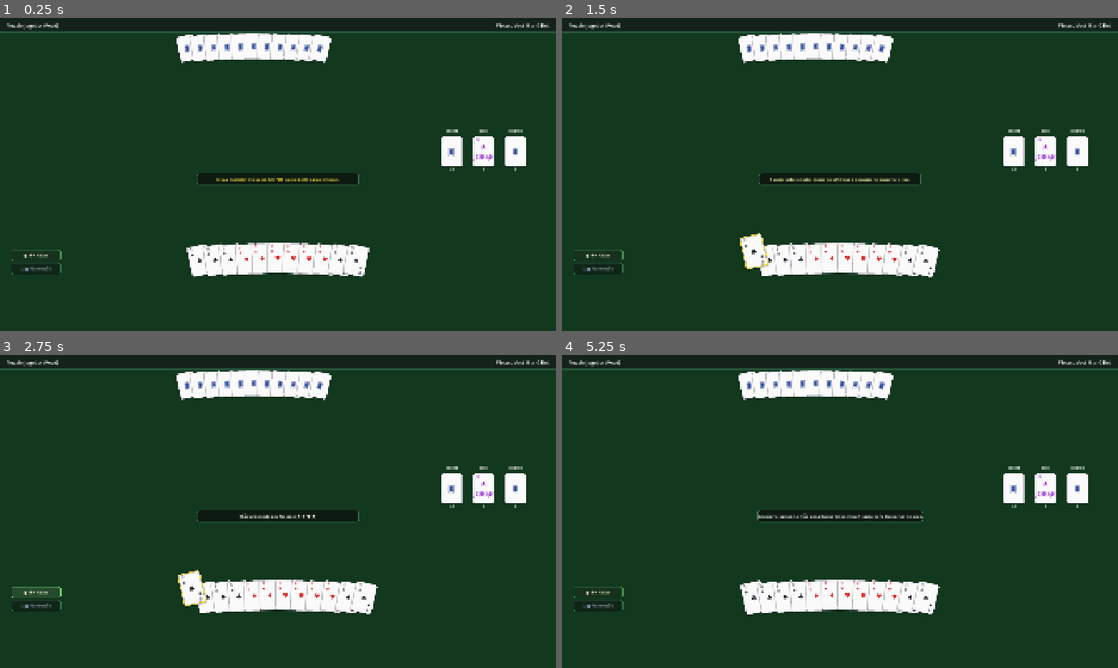
Above: before the commit, frames 1-4 (two rows, left to right).
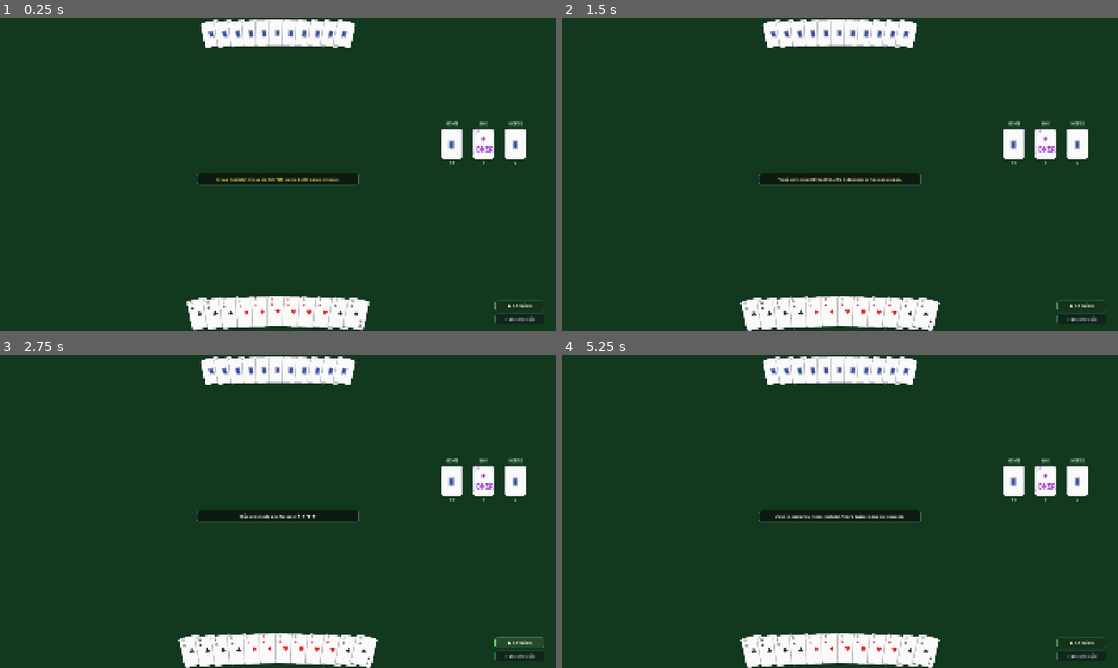
Above: after the commit, the same moments.

Repository: DamiaoCanndido/canastra
Game: Godot game, scene res://src/ui/tabletop.tscn
Same seed, same stepped clock (60 frames per second), same inputs: the game is played once before the commit and once after it.
Inputs (mouse positions are in pixels of both pictures, inside the frame that each line leads up to):
- Up to frame 1 (0.25 s): no input
- Up to frame 2 (1.5 s): click (1012, 152) at 0.52 s; click (756, 262) at 1.27 s
- Up to frame 3 (2.75 s): click "● ♣♦ Naipes" at 2 s
- Up to frame 4 (5.25 s): click "○ 🔢 Numeração" at 2.75 s; click "○ ♣♦ Naipes" at 3.5 s; click (1012, 489) at 4.27 s; click (756, 589) at 5.02 s

The runs differ from the first frame. In frame 1, 11% of the frame differs, in the area x 0-100%, y 0-100%; in frame 2, 12%; in frame 3, 12%; in frame 4, 12%.

Commit message:
feat(ui): Adjust the player hand layout and relocate the filter controls to the bottom right corner.

Diff:
--- a/project.godot
+++ b/project.godot
@@ -20,6 +20,8 @@
 
 window/size/viewport_width=1920
 window/size/viewport_height=1080
+window/size/mode="fullscreen"
+window/size/borderless=true
 window/size/window_width_override=1920
 window/size/window_height_override=1080
 window/stretch/mode="canvas_items"
--- a/src/ui/hand_view.gd
+++ b/src/ui/hand_view.gd
@@ -16,6 +16,8 @@
 
 @export var is_interactive: bool = true
 @export var is_face_up: bool = true
+@export_enum("BOTTOM", "TOP") var card_alignment: String = "BOTTOM"
+@export var vertical_margin: float = 16.0
 
 enum SortMode {
 	SUIT,
@@ -99,6 +101,7 @@
 		return
 
 	var effective_width: float = size.x if size.x > 0 else 1920.0
+	var effective_height: float = size.y if size.y > 0 else 210.0
 	var available_width: float = clamp(effective_width - 200.0, 700.0, 1400.0)
 	var max_spread_angle: float = min(30.0, float(count) * 2.2) # Dynamic spread
 	var angle_step: float = 0.0
@@ -108,7 +111,14 @@
 	var start_angle: float = -max_spread_angle / 2.0
 	var center_x: float = effective_width / 2.0
 	var card_width: float = 72.0
+	var card_height: float = 104.0
 	var card_spacing: float = min(54.0, (available_width - card_width) / float(max(1, count)))
+
+	var base_y: float = 0.0
+	if card_alignment == "BOTTOM":
+		base_y = effective_height - card_height - vertical_margin
+	else:
+		base_y = vertical_margin
 
 	for i in range(count):
 		var cv: CardView = card_views[i]
@@ -117,10 +127,16 @@
 
 		var angle_deg: float = start_angle + (i * angle_step)
 		var offset_x: float = center_x + (i - (count - 1) / 2.0) * card_spacing - (card_width / 2.0)
-		var base_arc_y: float = abs(angle_deg) * 0.7 # Parabola curve
-		var elevation_y: float = -32.0 if cv.is_selected else 0.0 # Raise selected card up
 
-		var target_pos := Vector2(offset_x, base_arc_y + elevation_y)
+		var arc_y: float = 0.0
+		var elevation_y: float = 0.0
+		if card_alignment == "BOTTOM":
+			arc_y = abs(angle_deg) * 0.7 # Parabola curve downward at edges
+			elevation_y = -32.0 if cv.is_selected else 0.0 # Raise selected card up
+		else:
+			arc_y = abs(angle_deg) * 0.4 # Gentle arc for opponent cards
+
+		var target_pos := Vector2(offset_x, base_y + arc_y + elevation_y)
 		var target_rot := deg_to_rad(angle_deg)
 
 		if animate and is_inside_tree():
--- a/src/ui/hud_view.gd
+++ b/src/ui/hud_view.gd
@@ -3,9 +3,9 @@
 
 ## Displays game status, turn instructions, scoreboards, and round over alerts.
 
-@onready var turn_label: Label = $TopBar/Margin/HBox/TurnLabel
-@onready var score_label: Label = $TopBar/Margin/HBox/ScoreLabel
-@onready var prompt_label: Label = $PromptPanel/PromptLabel
+@onready var turn_label: Label = get_node_or_null("TopBar/Margin/HBox/TurnLabel") as Label
+@onready var score_label: Label = get_node_or_null("TopBar/Margin/HBox/ScoreLabel") as Label
+@onready var prompt_label: Label = get_node_or_null("PromptPanel/PromptLabel") as Label
 
 func update_status(turn_text: String, score_text: String, prompt_text: String) -> void:
 	if turn_label != null:
--- a/src/ui/hud_view.tscn
+++ b/src/ui/hud_view.tscn
@@ -1,11 +1,6 @@
 [gd_scene format=3]
 
 [ext_resource type="Script" path="res://src/ui/hud_view.gd" id="1_hud"]
-
-[sub_resource type="StyleBoxFlat" id="StyleBoxFlat_topbar"]
-bg_color = Color(0.08, 0.12, 0.1, 0.85)
-border_width_bottom = 2
-border_color = Color(0.2, 0.4, 0.3, 0.6)
 
 [sub_resource type="StyleBoxFlat" id="StyleBoxFlat_prompt"]
 bg_color = Color(0.05, 0.08, 0.06, 0.85)
@@ -28,45 +23,6 @@
 grow_vertical = 2
 mouse_filter = 2
 script = ExtResource("1_hud")
-
-[node name="TopBar" type="Panel" parent="."]
-custom_minimum_size = Vector2(0, 50)
-layout_mode = 1
-anchors_preset = 10
-anchor_right = 1.0
-offset_bottom = 50.0
-grow_horizontal = 2
-mouse_filter = 2
-theme_override_styles/panel = SubResource("StyleBoxFlat_topbar")
-
-[node name="Margin" type="MarginContainer" parent="TopBar"]
-layout_mode = 1
-anchors_preset = 15
-anchor_right = 1.0
-anchor_bottom = 1.0
-grow_horizontal = 2
-grow_vertical = 2
-mouse_filter = 2
-theme_override_constants/margin_left = 24
-theme_override_constants/margin_right = 24
-
-[node name="HBox" type="HBoxContainer" parent="TopBar/Margin"]
-layout_mode = 2
-mouse_filter = 2
-
-[node name="TurnLabel" type="Label" parent="TopBar/Margin/HBox"]
-layout_mode = 2
-size_flags_horizontal = 3
-mouse_filter = 2
-theme_override_font_sizes/font_size = 17
-text = "Vez do Jogador (Humano)"
-
-[node name="ScoreLabel" type="Label" parent="TopBar/Margin/HBox"]
-layout_mode = 2
-mouse_filter = 2
-theme_override_font_sizes/font_size = 17
-text = "Placar: Humano 0  x  0 Bot"
-horizontal_alignment = 2
 
 [node name="PromptPanel" type="PanelContainer" parent="."]
 custom_minimum_size = Vector2(560, 42)
--- a/src/ui/tabletop.gd
+++ b/src/ui/tabletop.gd
@@ -37,6 +37,7 @@
 
 func _ready() -> void:
 	Engine.max_fps = 30
+	DisplayServer.window_set_mode(DisplayServer.WINDOW_MODE_FULLSCREEN)
 	_resolve_nodes()
 
 	# Connect Table click signals
@@ -468,3 +469,15 @@
 				results["scores"][0],
 				results["scores"][1]
 			], 5.0)
+
+func _unhandled_input(event: InputEvent) -> void:
+	if event is InputEventKey and event.pressed and not event.echo:
+		if event.keycode == KEY_F11 or (event.keycode == KEY_ENTER and event.alt_pressed):
+			toggle_fullscreen()
+
+func toggle_fullscreen() -> void:
+	var current_mode := DisplayServer.window_get_mode()
+	if current_mode == DisplayServer.WINDOW_MODE_FULLSCREEN or current_mode == DisplayServer.WINDOW_MODE_EXCLUSIVE_FULLSCREEN:
+		DisplayServer.window_set_mode(DisplayServer.WINDOW_MODE_WINDOWED)
+	else:
+		DisplayServer.window_set_mode(DisplayServer.WINDOW_MODE_FULLSCREEN)
--- a/src/ui/tabletop.tscn
+++ b/src/ui/tabletop.tscn
@@ -64,27 +64,31 @@
 mouse_filter = 0
 theme_override_styles/panel = SubResource("StyleBoxFlat_felt")
 
-[node name="HUD" parent="." instance=ExtResource("2_hud")]
-layout_mode = 1
-
 [node name="OpponentArea" type="Control" parent="."]
 layout_mode = 1
 anchors_preset = 10
 anchor_right = 1.0
-offset_top = 52.0
-offset_bottom = 172.0
+offset_bottom = 120.0
 grow_horizontal = 2
 mouse_filter = 2
 
 [node name="OpponentHand" parent="OpponentArea" instance=ExtResource("3_hand")]
 layout_mode = 1
-offset_top = -6.0
-offset_bottom = 98.0
+anchors_preset = 15
+anchor_right = 1.0
+anchor_bottom = 1.0
+grow_horizontal = 2
+grow_vertical = 2
 scale = Vector2(0.85, 0.85)
-pivot_offset = Vector2(400, 45)
+pivot_offset = Vector2(960, 0)
 mouse_filter = 2
 is_interactive = false
 is_face_up = false
+card_alignment = "TOP"
+vertical_margin = 8.0
+
+[node name="HUD" parent="." instance=ExtResource("2_hud")]
+layout_mode = 1
 
 [node name="OpponentMeldsScroll" type="ScrollContainer" parent="."]
 custom_minimum_size = Vector2(0, 160)
@@ -92,9 +96,9 @@
 anchors_preset = 10
 anchor_right = 1.0
 offset_left = 40.0
-offset_top = 176.0
+offset_top = 130.0
 offset_right = -40.0
-offset_bottom = 340.0
+offset_bottom = 300.0
 grow_horizontal = 2
 mouse_filter = 1
 vertical_scroll_mode = 0
@@ -110,8 +114,8 @@
 layout_mode = 1
 anchors_preset = 10
 anchor_right = 1.0
-offset_top = 346.0
-offset_bottom = 576.0
+offset_top = 310.0
+offset_bottom = 560.0
 grow_horizontal = 2
 mouse_filter = 0
 
@@ -150,9 +154,9 @@
 anchors_preset = 10
 anchor_right = 1.0
 offset_left = 40.0
-offset_top = 582.0
+offset_top = 570.0
 offset_right = -40.0
-offset_bottom = 766.0
+offset_bottom = 750.0
 grow_horizontal = 2
 mouse_filter = 0
 vertical_scroll_mode = 0
@@ -168,21 +172,35 @@
 layout_mode = 1
 anchors_preset = 10
 anchor_right = 1.0
-offset_top = 776.0
-offset_bottom = 1068.0
+offset_top = 870.0
+offset_bottom = 1080.0
 grow_horizontal = 2
 mouse_filter = 2
 
 [node name="PlayerHand" parent="PlayerArea" instance=ExtResource("3_hand")]
 layout_mode = 1
-mouse_filter = 2
+anchors_preset = 15
+anchor_right = 1.0
+anchor_bottom = 1.0
+grow_horizontal = 2
+grow_vertical = 2
+mouse_filter = 2
+card_alignment = "BOTTOM"
+vertical_margin = 16.0
 
 [node name="SortControls" type="VBoxContainer" parent="PlayerArea"]
 layout_mode = 1
-offset_left = 40.0
-offset_top = 24.0
-offset_right = 210.0
-offset_bottom = 114.0
+anchors_preset = 3
+anchor_left = 1.0
+anchor_top = 1.0
+anchor_right = 1.0
+anchor_bottom = 1.0
+offset_left = -210.0
+offset_top = -106.0
+offset_right = -40.0
+offset_bottom = -16.0
+grow_horizontal = 0
+grow_vertical = 0
 mouse_filter = 2
 theme_override_constants/separation = 8
 
--- a/test/test_ui_components.gd
+++ b/test/test_ui_components.gd
@@ -108,11 +108,11 @@
 	var ply_melds: Control = tabletop.get_node("PlayerMeldsScroll") as Control
 	var ply_area: Control = tabletop.get_node("PlayerArea") as Control
 
-	tester.assert_true(opp_area.offset_top >= 50.0 and opp_area.offset_bottom <= 180.0, "OpponentArea within 1080p vertical bounds")
-	tester.assert_true(opp_melds.offset_top >= 170.0 and opp_melds.offset_bottom <= 350.0, "OpponentMeldsScroll within 1080p vertical bounds")
-	tester.assert_true(center_tbl.offset_top >= 340.0 and center_tbl.offset_bottom <= 580.0, "CenterTable within 1080p vertical bounds")
-	tester.assert_true(ply_melds.offset_top >= 580.0 and ply_melds.offset_bottom <= 770.0, "PlayerMeldsScroll within expanded vertical bounds")
-	tester.assert_true(ply_area.offset_top >= 770.0 and ply_area.offset_bottom >= 1060.0 and ply_area.offset_bottom <= 1080.0, "PlayerArea expanded to 776-1068 on 1080p screen")
+	tester.assert_true(opp_area.offset_top <= 10.0 and opp_area.offset_bottom <= 130.0, "OpponentArea aligned to top border within bounds")
+	tester.assert_true(opp_melds.offset_top >= 120.0 and opp_melds.offset_bottom <= 320.0, "OpponentMeldsScroll within 1080p vertical bounds")
+	tester.assert_true(center_tbl.offset_top >= 300.0 and center_tbl.offset_bottom <= 570.0, "CenterTable within 1080p vertical bounds")
+	tester.assert_true(ply_melds.offset_top >= 560.0 and ply_melds.offset_bottom <= 760.0, "PlayerMeldsScroll within expanded vertical bounds")
+	tester.assert_true(ply_area.offset_top >= 850.0 and ply_area.offset_bottom >= 1060.0 and ply_area.offset_bottom <= 1080.0, "PlayerArea expanded to 870-1080 aligned to bottom border on 1080p screen")
 
 	# 5. PilesContainer Layout (Spec 005 - Middle-Right Placement)
 	var piles_cont: HBoxContainer = tabletop.get_node("CenterTable/PilesContainer") as HBoxContainer
@@ -243,4 +243,35 @@
 	tester.assert_equal(tabletop.player_hand.cards[0].suit, CardData.Suit.CLUBS, "Suit Clubs grouped first")
 	tester.assert_equal(tabletop.player_hand.get_selected_cards().size(), 1, "Card selection still preserved")
 
+	# 12. Spec 010: Hands Border Alignment & Relocated Sort Controls (Bottom-Right)
+	var sort_controls: VBoxContainer = tabletop.get_node("PlayerArea/SortControls") as VBoxContainer
+	tester.assert_true(sort_controls != null, "SortControls exists in PlayerArea")
+	tester.assert_equal(sort_controls.anchor_left, 1.0, "SortControls anchor_left is 1.0 (Right side)")
+	tester.assert_equal(sort_controls.anchor_right, 1.0, "SortControls anchor_right is 1.0 (Right side)")
+	tester.assert_equal(sort_controls.anchor_top, 1.0, "SortControls anchor_top is 1.0 (Bottom side)")
+	tester.assert_equal(sort_controls.anchor_bottom, 1.0, "SortControls anchor_bottom is 1.0 (Bottom side)")
+	tester.assert_true(sort_controls.offset_right <= -30.0, "SortControls has right margin padding")
+	tester.assert_true(sort_controls.offset_bottom <= -10.0, "SortControls has bottom margin padding")
+
+	tester.assert_equal(tabletop.player_hand.card_alignment, "BOTTOM", "PlayerHand card_alignment is BOTTOM")
+	tester.assert_equal(tabletop.opponent_hand.card_alignment, "TOP", "OpponentHand card_alignment is TOP")
+	tester.assert_equal(tabletop.opponent_hand.pivot_offset, Vector2(960, 0), "OpponentHand pivot_offset centered at 960 width")
+
+	# Verify card positions along borders
+	tester.assert_true(tabletop.opponent_hand.card_views.size() > 0, "Opponent hand has cards")
+	tester.assert_true(tabletop.opponent_hand.card_views[0].position.y <= 30.0, "Opponent card Y is aligned to top border")
+
+	tester.assert_true(tabletop.player_hand.card_views.size() > 0, "Player hand has cards")
+	tester.assert_true(tabletop.player_hand.card_views[0].position.y >= 60.0, "Player card Y is aligned to bottom border")
+
+	# 13. Spec 011: Fullscreen Mode & TopBar Debug Elements Removal
+	var win_mode: String = ProjectSettings.get_setting("display/window/size/mode")
+	var borderless: bool = ProjectSettings.get_setting("display/window/size/borderless")
+	tester.assert_equal(win_mode, "fullscreen", "Window mode is set to fullscreen")
+	tester.assert_true(borderless, "Borderless window is enabled")
+	tester.assert_false(tabletop.hud.has_node("TopBar"), "TopBar panel completely removed from HUD")
+	tester.assert_true(tabletop.hud.turn_label == null, "TurnLabel is null in HudView")
+	tester.assert_true(tabletop.hud.score_label == null, "ScoreLabel is null in HudView")
+	tester.assert_true(tabletop.hud.prompt_label != null, "PromptLabel is preserved in HudView")
+
 	tabletop.queue_free()
Not shown, added: docs/specs/010-align-player-hands-to-borders-and-relocate-sort-filter-bottom-right.md
Not shown, added: docs/specs/011-remove-topbar-debug-and-enable-fullscreen.md
